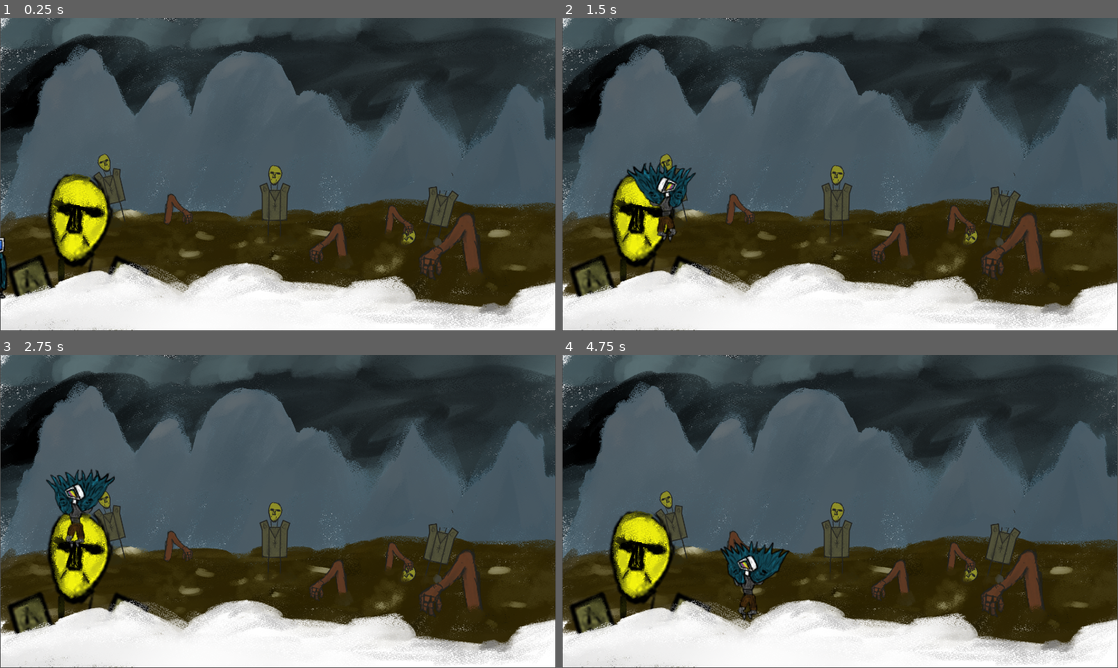
Above: before the commit, frames 1-4 (two rows, left to right).
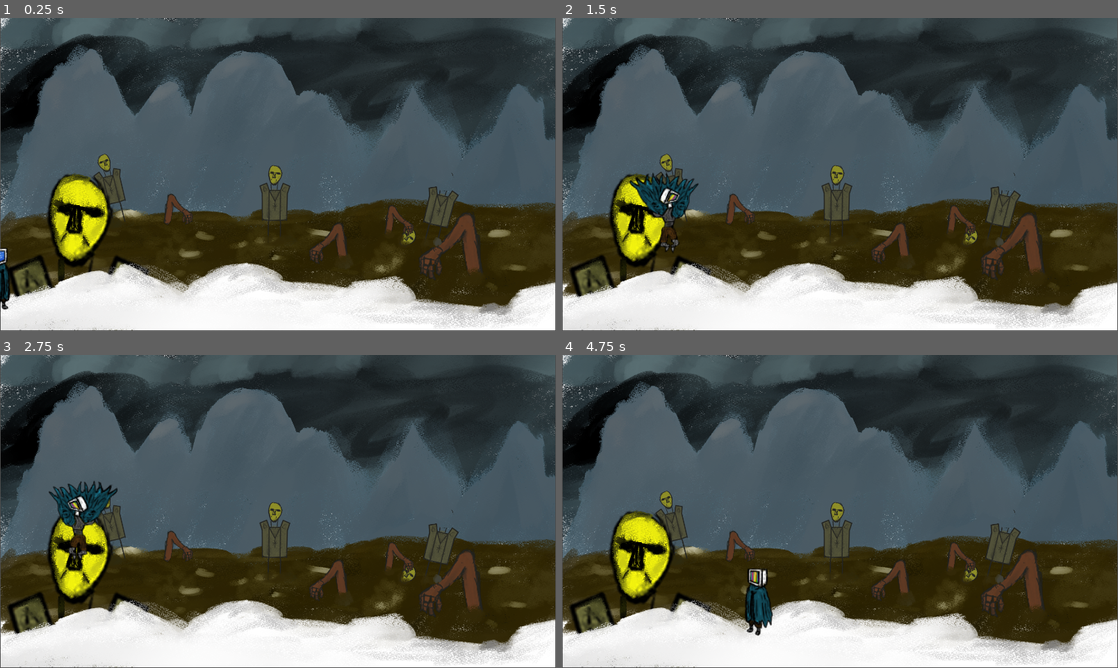
Above: after the commit, the same moments.

Repository: rainy-day-game/Project-Freeze
Game: Godot game, scene res://Rooms/Room 2.tscn
Two runs of this game, one before a commit and one after it. Both use one fixed random seed, a clock stepped at 60 frames per second and the inputs below. This scene is started directly instead of the project's main scene.
Inputs:
- Up to frame 1 (0.25 s): no input
- Up to frame 2 (1.5 s): tap Enter (ui_accept) at 0.5, 0.6, 0.77, 1.07, 1.35 s; hold Right (ui_right) from 0.53 s (still down)
- Up to frame 3 (2.75 s): tap Enter (ui_accept) at 1.52, 1.82, 2.1 s; release Right (ui_right) at 2.03 s; hold Left (ui_left) from 2.03 s (still down)
- Up to frame 4 (4.75 s): release Left (ui_left) at 2.78 s; hold Right (ui_right) 2.78-4.28 s; tap Enter (ui_accept) at 2.85, 3.02, 3.32, 3.6, 3.77, 4.07, 4.35, 4.52 s; hold Left (ui_left) from 4.28 s (still down)

The runs differ from the first frame. In frame 1, 0.3% of the frame differs, in the area x 0-2%, y 70-94%; in frame 2, 1.4%; in frame 3, 1.5%; in frame 4, 1.8%, in the area x 28-41%, y 59-90%.

Commit message:
changed some room 2 collision

Diff:
--- a/Player.gd
+++ /dev/null
@@ -1,70 +0,0 @@
-extends CharacterBody2D
-
-@onready var animated_sprite = $AnimatedSprite2D
-@onready var squat_timer = $"Squat Timer"
-const SPEED = 200.0
-const JUMP_VELOCITY = -400.0
-var last_direction = 1
-var started_jumping = false
-# Get the gravity from the project settings to be synced with RigidBody nodes.
-var gravity = ProjectSettings.get_setting("physics/2d/default_gravity")
-
-
-func _physics_process(delta):
-	# Add the gravity.
-	if not is_on_floor():
-		velocity.y += gravity * delta
-
-	# Handle jump.
-	if Input.is_action_just_pressed("ui_accept") and is_on_floor():
-		velocity.y = JUMP_VELOCITY
-
-	# Get the input direction and handle the movement/deceleration.
-	# As good practice, you should replace UI actions with custom gameplay actions.
-
-	var direction = Input.get_axis("ui_left", "ui_right")
-	apply_movement_anim(direction)
-	apply_jump_anim(velocity) # Jump will override movement
-	move_and_slide()
-
-func apply_movement_anim(direction):
-	'''Takes direction moving, and appplies the movement and animation'''
-
-	if (direction > 0): # Moving to the right
-		animated_sprite.play("walk right")
-		last_direction = 1
-		velocity.x = direction * SPEED
-	elif (direction < 0): # Moving to the left
-		animated_sprite.play("walk left")
-		last_direction = -1
-		velocity.x = direction * SPEED
-	else: # Idle
-		velocity.x = move_toward(velocity.x, 0, SPEED)
-		if (last_direction == 1):
-			animated_sprite.play("idle right")
-		else:
-			animated_sprite.play("idle left")
-
-func apply_jump_anim(velocity):
-	'''Takes velocity, and determines whether to play squat, jump up, or fall down'''
-	if (velocity.y < 0): # Moving up
-		if (!started_jumping):
-			squat_timer.start(0.1) # Start the squat timer
-			started_jumping = true
-		if (squat_timer.is_stopped()): # If squat timer has expired, play regular jump anim
-			if (last_direction == 1):
-				animated_sprite.play("jump right up")
-			else:
-				animated_sprite.play("jump left up")
-		else: # Squat timer still going on, play the squatting animation
-			if (last_direction == 1):
-				animated_sprite.play("startup right")
-			else:
-				animated_sprite.play("startup left")
-	elif (velocity.y > 0): # Falling down
-		if (last_direction == 1):
-			animated_sprite.play("fall right down")
-		else:
-			animated_sprite.play("fall left down")
-	else:
-		started_jumping = false # Jump has completed
--- a/Player.tscn
+++ /dev/null
@@ -1,179 +0,0 @@
-[gd_scene load_steps=28 format=3 uid="uid://4rnqdqxoce74"]
-
-[ext_resource type="Script" path="res://Player.gd" id="1_bfcxh"]
-[ext_resource type="Texture2D" uid="uid://c8vxso31owhwk" path="res://art assets/Player/image exports maincharacter/idle/idle left_0000.png" id="1_ipw7c"]
-[ext_resource type="Texture2D" uid="uid://cg2jagja7q31p" path="res://art assets/Player/image exports maincharacter/idle/idle left_0002.png" id="2_ij077"]
-[ext_resource type="Texture2D" uid="uid://dc60tcw5n2vqv" path="res://art assets/Player/image exports maincharacter/Jump left/jump left_0002.png" id="2_mcx0a"]
-[ext_resource type="Texture2D" uid="uid://l3aj5a67100c" path="res://art assets/Player/image exports maincharacter/Jump left/jump left_0003.png" id="3_5rpo8"]
-[ext_resource type="Texture2D" uid="uid://by1p15b1c7lys" path="res://art assets/Player/image exports maincharacter/idle/idle left_0004.png" id="3_q1ihf"]
-[ext_resource type="Texture2D" uid="uid://bo21m2k72n54t" path="res://art assets/Player/image exports maincharacter/idle/main idle_0000.png" id="4_ewx5x"]
-[ext_resource type="Texture2D" uid="uid://cbkuy26hxkcub" path="res://art assets/Player/image exports maincharacter/Jump right/Timeline 1_0002.png" id="4_ux4mn"]
-[ext_resource type="Texture2D" uid="uid://dqmtcsmxwgm41" path="res://art assets/Player/image exports maincharacter/idle/main idle_0002.png" id="5_1jxjt"]
-[ext_resource type="Texture2D" uid="uid://bc44tmphd65pp" path="res://art assets/Player/image exports maincharacter/Jump right/Timeline 1_0003.png" id="5_jl5mb"]
-[ext_resource type="Texture2D" uid="uid://dk5gf2fpxbk4h" path="res://art assets/Player/image exports maincharacter/idle/main idle_0004.png" id="6_3f54v"]
-[ext_resource type="Texture2D" uid="uid://80xnl3o1q5j0" path="res://art assets/Player/image exports maincharacter/left/walk left_0000.png" id="7_xec76"]
-[ext_resource type="Texture2D" uid="uid://dq5r1mk2pvv5i" path="res://art assets/Player/image exports maincharacter/left/walk left_0001.png" id="8_nc4fw"]
-[ext_resource type="Texture2D" uid="uid://bt2g64gxireml" path="res://art assets/Player/image exports maincharacter/left/walk left_0003.png" id="9_dji45"]
-[ext_resource type="Texture2D" uid="uid://c4dgwqaw50j31" path="res://art assets/Player/image exports maincharacter/left/walk left_0005.png" id="10_pxqat"]
-[ext_resource type="Texture2D" uid="uid://b53smjmi00067" path="res://art assets/Player/image exports maincharacter/right/walk right_0000.png" id="11_q5eau"]
-[ext_resource type="Texture2D" uid="uid://btjsuxhybccr0" path="res://art assets/Player/image exports maincharacter/right/walk right_0001.png" id="12_6hs6p"]
-[ext_resource type="Texture2D" uid="uid://7ip1dq68jbnc" path="res://art assets/Player/image exports maincharacter/Jump left/jump left_0000.png" id="12_gu2fl"]
-[ext_resource type="Texture2D" uid="uid://rstfmhvyn425" path="res://art assets/Player/image exports maincharacter/right/walk right_0003.png" id="13_a4lbu"]
-[ext_resource type="Texture2D" uid="uid://cjwciuhhqekjw" path="res://art assets/Player/image exports maincharacter/Jump left/jump left_0001.png" id="13_kcs5k"]
-[ext_resource type="Texture2D" uid="uid://c7hs1k5akgrdg" path="res://art assets/Player/image exports maincharacter/right/walk right_0005.png" id="14_6xpte"]
-[ext_resource type="Texture2D" uid="uid://ddk1tt8qp8r6t" path="res://art assets/Player/image exports maincharacter/Jump right/Timeline 1_0000.png" id="14_x2h18"]
-[ext_resource type="Texture2D" uid="uid://b45oc6o5off7k" path="res://art assets/Player/image exports maincharacter/Jump right/Timeline 1_0001.png" id="15_2tcbr"]
-[ext_resource type="Texture2D" uid="uid://dq773akmh2fch" path="res://art assets/Player/image exports maincharacter/Jump left/start up left_0000.png" id="16_ww720"]
-[ext_resource type="Texture2D" uid="uid://bbt6jvmnlboso" path="res://art assets/Player/image exports maincharacter/Jump right/squat right_0000.png" id="17_wcq2i"]
-
-[sub_resource type="SpriteFrames" id="SpriteFrames_yqn7q"]
-animations = [{
-"frames": [{
-"duration": 1.0,
-"texture": ExtResource("2_mcx0a")
-}, {
-"duration": 1.0,
-"texture": ExtResource("3_5rpo8")
-}],
-"loop": true,
-"name": &"fall left down",
-"speed": 5.0
-}, {
-"frames": [{
-"duration": 1.0,
-"texture": ExtResource("4_ux4mn")
-}, {
-"duration": 1.0,
-"texture": ExtResource("5_jl5mb")
-}],
-"loop": true,
-"name": &"fall right down",
-"speed": 5.0
-}, {
-"frames": [{
-"duration": 1.0,
-"texture": ExtResource("1_ipw7c")
-}, {
-"duration": 1.0,
-"texture": ExtResource("2_ij077")
-}, {
-"duration": 1.0,
-"texture": ExtResource("3_q1ihf")
-}, {
-"duration": 1.0,
-"texture": ExtResource("2_ij077")
-}],
-"loop": true,
-"name": &"idle left",
-"speed": 5.0
-}, {
-"frames": [{
-"duration": 1.0,
-"texture": ExtResource("4_ewx5x")
-}, {
-"duration": 1.0,
-"texture": ExtResource("5_1jxjt")
-}, {
-"duration": 1.0,
-"texture": ExtResource("6_3f54v")
-}, {
-"duration": 1.0,
-"texture": ExtResource("5_1jxjt")
-}],
-"loop": true,
-"name": &"idle right",
-"speed": 5.0
-}, {
-"frames": [{
-"duration": 1.0,
-"texture": ExtResource("12_gu2fl")
-}, {
-"duration": 1.0,
-"texture": ExtResource("13_kcs5k")
-}],
-"loop": true,
-"name": &"jump left up",
-"speed": 5.0
-}, {
-"frames": [{
-"duration": 1.0,
-"texture": ExtResource("14_x2h18")
-}, {
-"duration": 1.0,
-"texture": ExtResource("15_2tcbr")
-}],
-"loop": true,
-"name": &"jump right up",
-"speed": 5.0
-}, {
-"frames": [{
-"duration": 1.0,
-"texture": ExtResource("16_ww720")
-}],
-"loop": true,
-"name": &"startup left",
-"speed": 5.0
-}, {
-"frames": [{
-"duration": 1.0,
-"texture": ExtResource("17_wcq2i")
-}],
-"loop": true,
-"name": &"startup right",
-"speed": 5.0
-}, {
-"frames": [{
-"duration": 1.0,
-"texture": ExtResource("7_xec76")
-}, {
-"duration": 1.0,
-"texture": ExtResource("8_nc4fw")
-}, {
-"duration": 1.0,
-"texture": ExtResource("9_dji45")
-}, {
-"duration": 1.0,
-"texture": ExtResource("10_pxqat")
-}],
-"loop": true,
-"name": &"walk left",
-"speed": 5.0
-}, {
-"frames": [{
-"duration": 1.0,
-"texture": ExtResource("11_q5eau")
-}, {
-"duration": 1.0,
-"texture": ExtResource("12_6hs6p")
-}, {
-"duration": 1.0,
-"texture": ExtResource("13_a4lbu")
-}, {
-"duration": 1.0,
-"texture": ExtResource("14_6xpte")
-}],
-"loop": true,
-"name": &"walk right",
-"speed": 5.0
-}]
-
-[sub_resource type="CapsuleShape2D" id="CapsuleShape2D_y4bdy"]
-radius = 30.0
-height = 150.0
-
-[node name="Player" type="CharacterBody2D"]
-script = ExtResource("1_bfcxh")
-
-[node name="AnimatedSprite2D" type="AnimatedSprite2D" parent="."]
-position = Vector2(43, -43)
-scale = Vector2(1.67188, 1.67188)
-sprite_frames = SubResource("SpriteFrames_yqn7q")
-animation = &"idle right"
-frame_progress = 0.606925
-
-[node name="CollisionShape2D" type="CollisionShape2D" parent="."]
-position = Vector2(44, -52)
-shape = SubResource("CapsuleShape2D_y4bdy")
-
-[node name="Squat Timer" type="Timer" parent="."]
-one_shot = true
--- a/Rooms/Room 2.tscn
+++ b/Rooms/Room 2.tscn
@@ -14,7 +14,7 @@
 [node name="CollisionPolygon2D" type="CollisionPolygon2D" parent="StaticBody2D"]
 position = Vector2(-120, -63)
 scale = Vector2(0.770883, 1)
-polygon = PackedVector2Array(-861.349, 352, -616.176, 307, -481.266, 305, -364.517, 325, -255.551, 299, -141.396, 282, -60.969, 314, 83.0217, 325, 208.851, 317, 320.412, 349, 482.563, 368, 596.718, 329, 714.764, 304, 651, 499, 242.66, 489.478, -807, 465)
+polygon = PackedVector2Array(-926.211, 386, -550.019, 323, -425.486, 335, -330.789, 347, -167.341, 321, -142.694, 318, -46.6997, 318, 93.3994, 335, 186.799, 345, 276.306, 361, 400.839, 374, 481.266, 369, 822.433, 323, 651, 499, 242.66, 489.478, -944.372, 471)
 
 [node name="Camera2D" type="Camera2D" parent="."]
 position = Vector2(577, 327)
@@ -26,18 +26,3 @@
 
 [node name="Player" parent="." instance=ExtResource("2_7wv68")]
 position = Vector2(-3, 554)
-
-[node name="Snow" parent="."]
-_import_path = NodePath("")
-unique_name_in_owner = false
-process_mode = 0
-process_priority = 0
-process_physics_priority = 0
-process_thread_group = 0
-physics_interpolation_mode = 0
-auto_translate_mode = 0
-editor_description = ""
-position = Vector2(582, 360)
-scale = Vector2(0.898438, 1.00833)
-frame_progress = 0.172008
-script = null
--- a/Rooms/room_1.tscn
+++ b/Rooms/room_1.tscn
@@ -13,6 +13,10 @@
 
 [node name="Camera2D" type="Camera2D" parent="."]
 position = Vector2(577, 325)
+
+[node name="Command Prompt" parent="Camera2D" instance=ExtResource("6_rwrhf")]
+z_index = 10
+position = Vector2(-373, -163)
 
 [node name="Player" parent="." instance=ExtResource("9_w8ymp")]
 position = Vector2(63, 565)
@@ -68,7 +72,3 @@
 
 [node name="SnowTest" parent="." instance=ExtResource("5_njmxw")]
 position = Vector2(1318, -228)
-
-[node name="Command Prompt" parent="." instance=ExtResource("6_rwrhf")]
-z_index = 10
-position = Vector2(204, 162)
--- a/game.gd
+++ /dev/null
@@ -1,11 +0,0 @@
-extends Node
-
-
-# Called when the node enters the scene tree for the first time.
-func _ready():
-	TransitionScreen.fade_out()
-
-
-# Called every frame. 'delta' is the elapsed time since the previous frame.
-func _process(delta):
-	pass
--- a/text.tscn
+++ /dev/null
@@ -1,8 +0,0 @@
-[gd_scene load_steps=2 format=3 uid="uid://boc7cuih16h1h"]
-
-[ext_resource type="Texture2D" uid="uid://bfmknpcukc7qs" path="res://art assets/Command prompt images/command prompt_0000.png" id="1_3mild"]
-
-[node name="text" type="Node2D"]
-
-[node name="Sprite2D" type="Sprite2D" parent="."]
-texture = ExtResource("1_3mild")
Not shown: 1 places in Logo Intro/intro.tscn that only renumber resources
Not shown: 1 places in Rooms/game.tscn that only renumber resources
Not shown: 1 places in Scene Assets/transition_screen.tscn that only renumber resources
